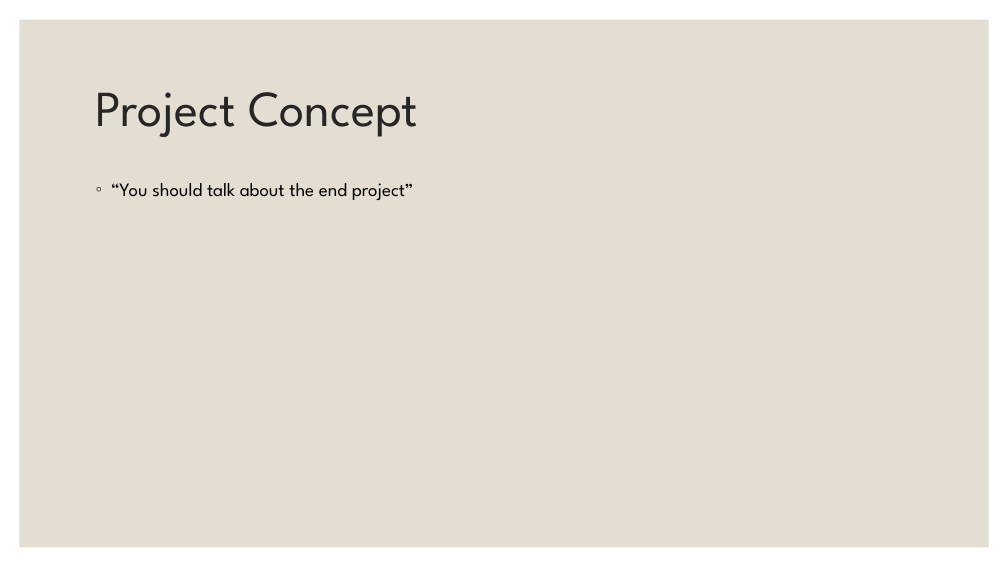
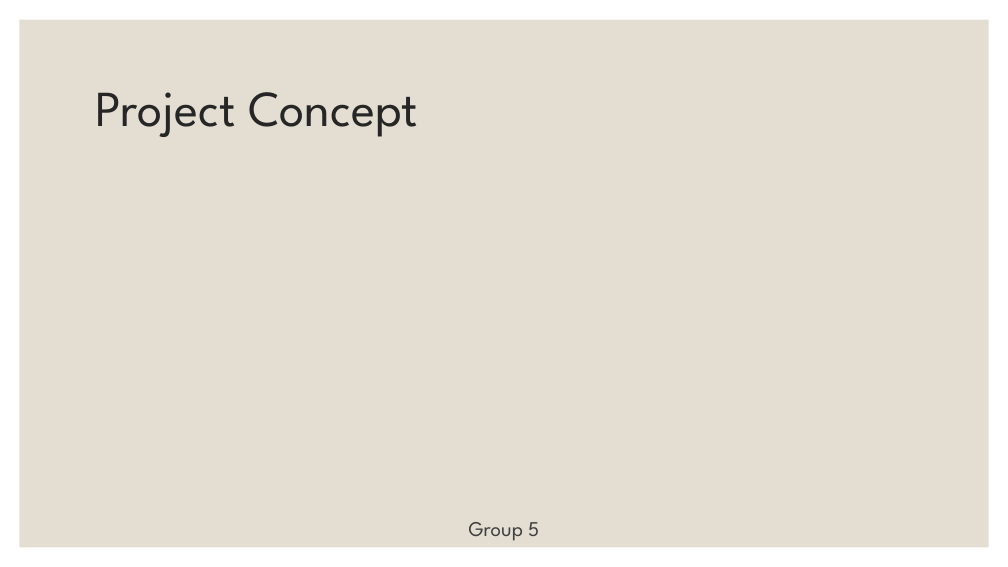
Before and after one commit to rsera/CommunityServiceTracker, a slide deck: slide 3 of Presentation 1.pptx. Drawn at 1008x567 pixels with LibreOffice and Linux fonts; fonts in the diff are those of the drawing. Boxes give left, top, right and bottom in pixels: in the first picture for what was removed or moved away, otherwise in the second. Text is boxed around its words. In the diff, an @@ line names an element or a change of style, - is before the commit and + after.

```diff
--- a/Presentation 1.pptx
+++ b/Presentation 1.pptx
@@ text removed at [111,183,414,200] @@
-◦ “You should talk about the end project”
@@ text added at [469,522,539,541], 20 pt, text #404040 @@
+Group 5
```
Also in this commit, not shown: 6 other slides changed, 11 slides added, 1 slide removed, 2 other files.
